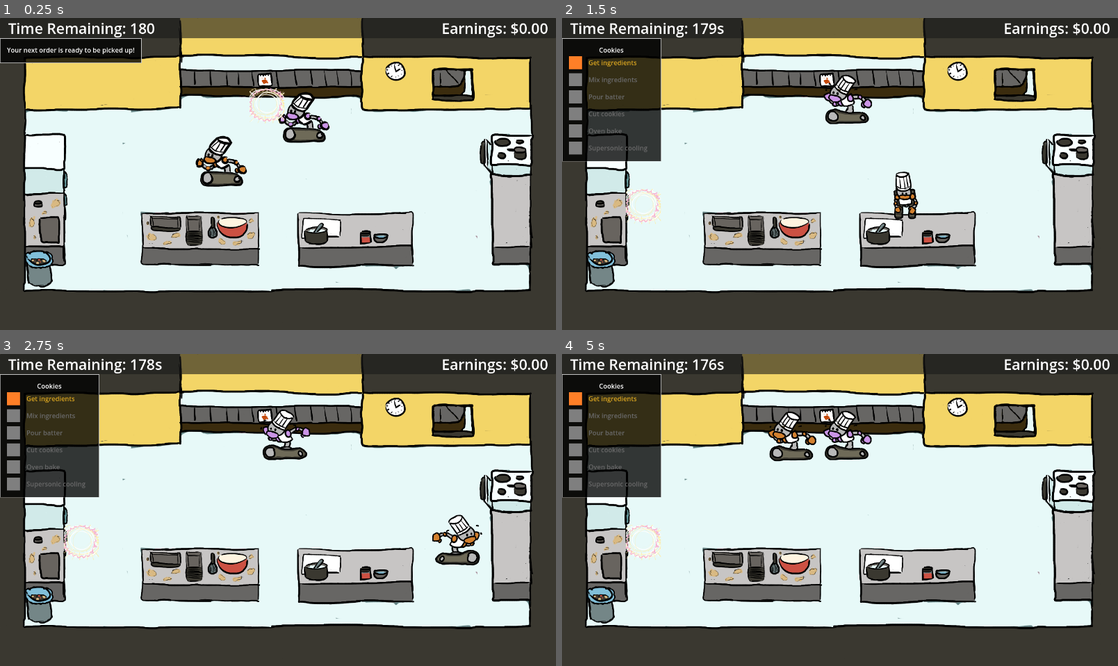
Above: before the commit, frames 1-4 (two rows, left to right).
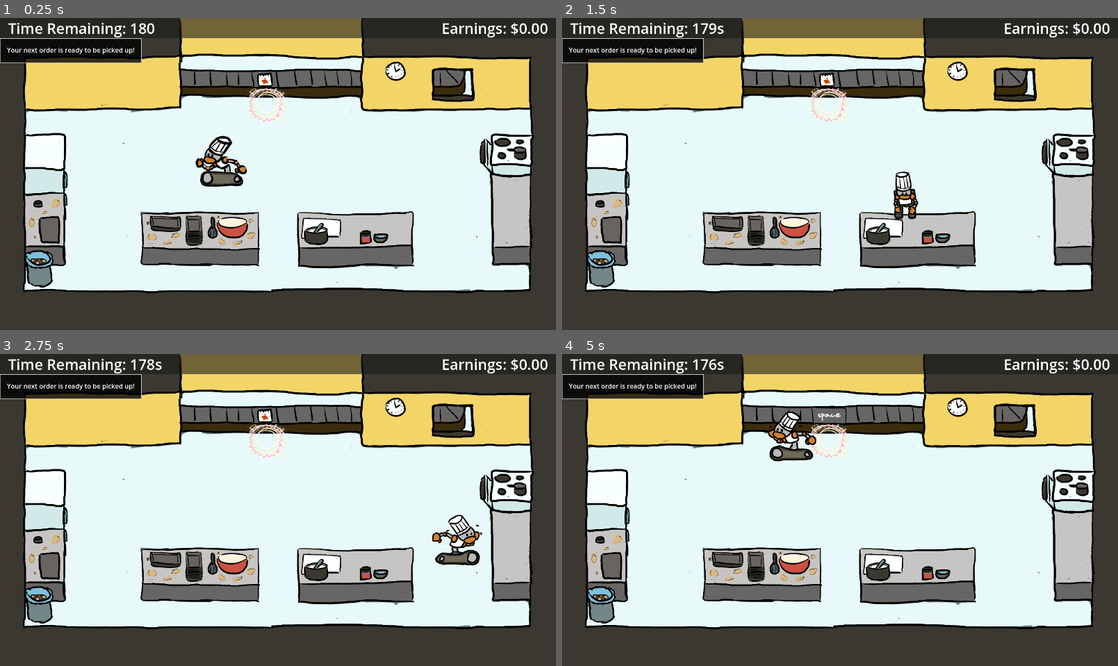
Above: after the commit, the same moments.

Repository: yanalex981/Tasty-Treads
Game: Godot game, scene res://Scenes/game.tscn
The game is run twice, just before and just after one commit, with the same random seed, the same clock (stepped at 60 frames per second) and the same inputs.
Inputs:
- Up to frame 1 (0.25 s): no input
- Up to frame 2 (1.5 s): tap Enter (ui_accept) at 0.5, 0.77 s; hold D (right) 0.53-1.28 s; tap Space (interact) at 0.6, 1.35 s; hold S (down) from 1.28 s (still down)
- Up to frame 3 (2.75 s): tap Enter (ui_accept) at 1.52 s; release S (down) at 2.03 s; hold D (right) from 2.03 s (still down); tap Space (interact) at 2.1 s
- Up to frame 4 (5 s): release D (right) at 2.78 s; hold W (up) 2.78-3.53 s; tap Space (interact) at 2.85, 3.6, 4.35 s; tap Enter (ui_accept) at 3.02, 3.77, 4.52 s; hold A (left) from 3.53 s (still down)

The runs differ from the first frame. In frame 1, 0.8% of the frame differs, in the area x 50-60%, y 23-41%; in frame 2, 7.4%; in frame 3, 7.3%; in frame 4, 7.5%, in the area x 0-56%, y 6-67%.

Commit message:
got rid of the droid again...

Diff:
--- a/Scenes/kitchen.tscn
+++ b/Scenes/kitchen.tscn
@@ -10,7 +10,6 @@
 [ext_resource type="Texture2D" uid="uid://bxdmjnw83vw6a" path="res://Assets/completed.png" id="6_l2gtt"]
 [ext_resource type="Texture2D" uid="uid://cxa0g1j4n3wwe" path="res://Assets/in_progress.png" id="7_p5an8"]
 [ext_resource type="Resource" uid="uid://ddwwrgj7afykp" path="res://Resources/Recipes/croissant.tres" id="7_rj4d4"]
-[ext_resource type="PackedScene" uid="uid://bhlrsnbtkbq6y" path="res://Scenes/Components/droid.tscn" id="7_x5gre"]
 [ext_resource type="Texture2D" uid="uid://bynbsygtxakga" path="res://Assets/incomplete.png" id="8_vvdjn"]
 [ext_resource type="PackedScene" uid="uid://bd51qipgd5htg" path="res://Scenes/Components/Interactable.tscn" id="8_xnfjy"]
 [ext_resource type="Texture2D" uid="uid://xt6ufjiufigx" path="res://Assets/area_highlight.png" id="9_i0njw"]
@@ -125,14 +124,6 @@
 
 [node name="player_spawn" type="Marker2D" parent="kitchen"]
 
-[node name="Droid" parent="kitchen/player_spawn" node_paths=PackedStringArray("order_tracker", "order_spawner") instance=ExtResource("7_x5gre")]
-position = Vector2(800, 360)
-collision_layer = 2
-collision_mask = 1
-motion_mode = 0
-order_tracker = NodePath("../../droid1_order_tracker2")
-order_spawner = NodePath("../../order_spawner")
-
 [node name="wall_boundaries" type="StaticBody2D" parent="kitchen"]
 visible = false
 collision_layer = 16
Not shown: 2 places in Scenes/kitchen.tscn that only renumber resources
